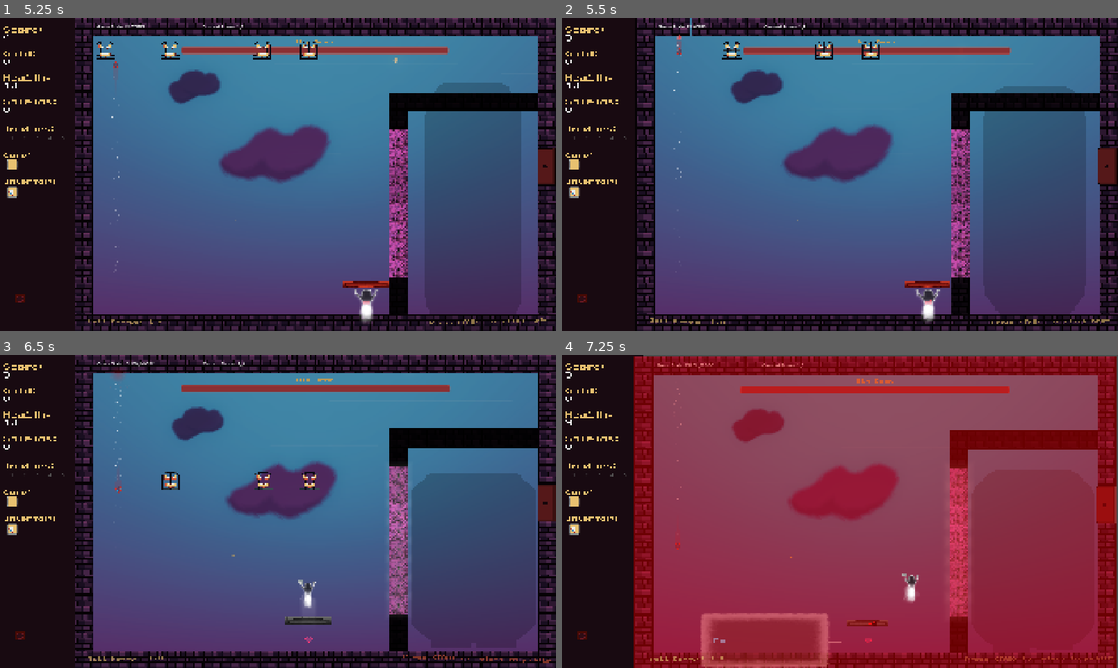
Above: before the commit, frames 1-4 (two rows, left to right).
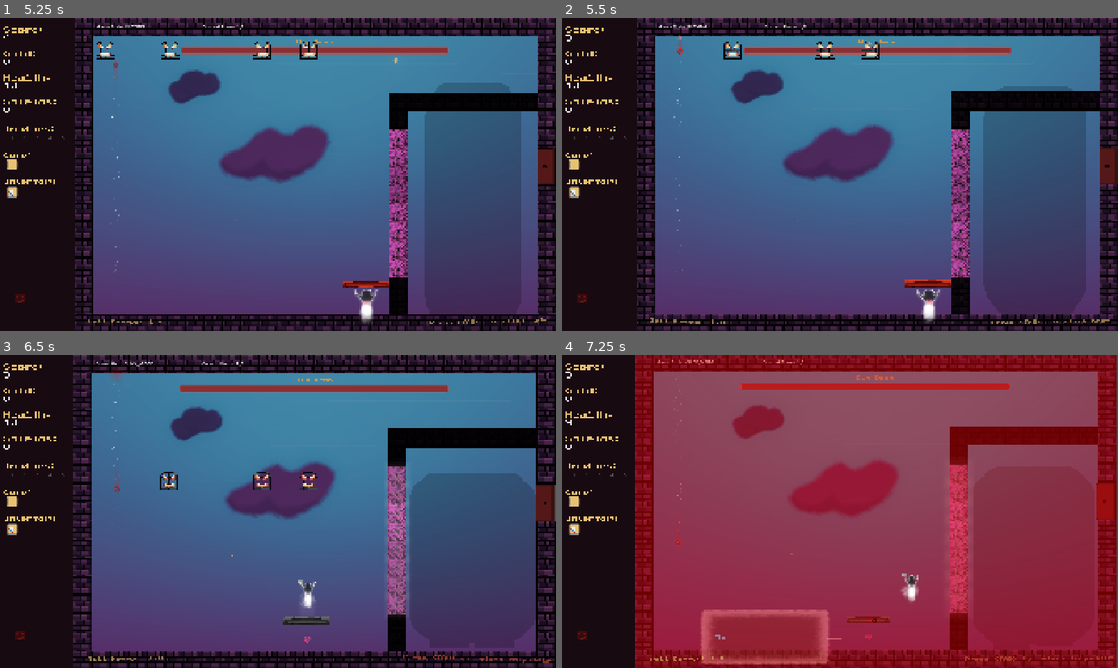
Above: after the commit, the same moments.

Repository: lostpoet999/escape_to_marty
Game: Godot game, scene res://scenes_and_scripts/levels/floor_1_the_intersection/boss_1.tscn
The game is run twice, just before and just after one commit, with the same random seed, the same clock (stepped at 60 frames per second) and the same inputs. This scene is started directly instead of the project's main scene. Sound files missing from this copy of the repository are replaced by a short silence.
Inputs (mouse positions are in pixels of both pictures, inside the frame that each line leads up to):
- Up to frame 1 (5.25 s): click (11, 165) at 0.52 s; click (11, 193) at 1.27 s; click (11, 165) at 2.02 s; click (11, 193) at 2.77 s; click (11, 165) at 3.52 s; click (11, 193) at 4.27 s; tap Enter (ui_accept) at 5 s; move the mouse to (305, 174) at 5.02 s; tap E (ball_activate_powerup) at 5.1 s; click (305, 174) at 5.17 s
- Up to frame 2 (5.5 s): tap Enter (ui_accept) at 5.27 s
- Up to frame 3 (6.5 s): move the mouse to (250, 511) at 5.77 s; tap Tab (click_mode_toggle) at 5.85 s; click (250, 511) at 5.92 s; tap Enter (ui_accept) at 6.02 s
- Up to frame 4 (7.25 s): move the mouse to (851, 505) at 6.52 s; click (851, 505) at 6.6 s

Frame 1 is identical in both runs. In frame 2, 4.2% of the frame differs, in the area x 13-100%, y 0-100%; in frame 3, 6.3%; in frame 4, 10%, in the area x 12-100%, y 0-100%.
Error in both runs: Invalid access to property or key of type 'String' on a base object of type 'Dictionary'. (res://scenes_and_scripts/singletons/game_manager.gd:129)

Commit message:
some clean-up and tweaks

Diff:
--- a/scenes_and_scripts/ball/vfx/bounce_barrier_particles.tscn
+++ b/scenes_and_scripts/ball/vfx/bounce_barrier_particles.tscn
@@ -39,6 +39,7 @@
 amount = 24
 texture = SubResource("GradientTexture2D_jm7an")
 explosiveness = 1.0
+one_shot = true
 spread = 180.0
 gravity = Vector2(0, 0)
 initial_velocity_min = 8.0
@@ -52,6 +53,7 @@
 amount = 1
 texture = SubResource("GradientTexture2D_7aenb")
 explosiveness = 1.0
+one_shot = true
 spread = 180.0
 gravity = Vector2(0, 0)
 scale_amount_min = 0.55
--- a/scenes_and_scripts/ball/vfx/bounce_brick_particles.tscn
+++ b/scenes_and_scripts/ball/vfx/bounce_brick_particles.tscn
@@ -37,6 +37,7 @@
 amount = 64
 texture = SubResource("GradientTexture2D_jm7an")
 explosiveness = 1.0
+one_shot = true
 spread = 180.0
 gravity = Vector2(0, 0)
 initial_velocity_min = 10.0
@@ -47,6 +48,7 @@
 amount = 1
 texture = SubResource("GradientTexture2D_k56j3")
 explosiveness = 1.0
+one_shot = true
 spread = 180.0
 gravity = Vector2(0, 0)
 scale_amount_curve = SubResource("Curve_yxxal")
--- a/scenes_and_scripts/ball/vfx/bounce_paddle_particles.tscn
+++ b/scenes_and_scripts/ball/vfx/bounce_paddle_particles.tscn
@@ -39,6 +39,7 @@
 amount = 64
 texture = SubResource("GradientTexture2D_jm7an")
 explosiveness = 1.0
+one_shot = true
 spread = 180.0
 gravity = Vector2(0, 0)
 initial_velocity_min = 10.0
@@ -49,6 +50,7 @@
 amount = 1
 texture = SubResource("GradientTexture2D_unowl")
 explosiveness = 1.0
+one_shot = true
 spread = 180.0
 gravity = Vector2(0, 0)
 scale_amount_curve = SubResource("Curve_ccdkk")
--- a/scenes_and_scripts/ball/vfx/bounce_wall_particles.tscn
+++ b/scenes_and_scripts/ball/vfx/bounce_wall_particles.tscn
@@ -39,6 +39,7 @@
 amount = 64
 texture = SubResource("GradientTexture2D_jm7an")
 explosiveness = 1.0
+one_shot = true
 spread = 180.0
 gravity = Vector2(0, 0)
 initial_velocity_min = 10.0
@@ -49,6 +50,7 @@
 amount = 1
 texture = SubResource("GradientTexture2D_7aenb")
 explosiveness = 1.0
+one_shot = true
 spread = 180.0
 gravity = Vector2(0, 0)
 scale_amount_curve = SubResource("Curve_7770m")
--- a/scenes_and_scripts/levels/camera_2d.gd
+++ b/scenes_and_scripts/levels/camera_2d.gd
@@ -5,6 +5,8 @@
 var max_offset: float = 8.0
 
 func _process(delta: float) -> void:
+	if shake == 0.0:
+		return
 	shake = max(0.0, shake - decay_rate * delta)
 	var intensity: float = shake * shake
 	offset = Vector2(
--- a/scenes_and_scripts/levels/room_base.gd
+++ b/scenes_and_scripts/levels/room_base.gd
@@ -90,7 +90,8 @@
 
 
 func _process(delta: float) -> void:
-	game_state_lbl.text = "Game State: " + GameManager.GameState.keys()[GameManager.current_state]
+	if game_state_lbl.visible:
+		game_state_lbl.text = "Game State: " + GameManager.GameState.keys()[GameManager.current_state]
 	_tick_mercy_timer(delta)
 
 
@@ -124,6 +125,7 @@
 	bricks_in_level = get_tree().get_nodes_in_group("bricks").size()
 	_room_had_bricks = bricks_in_level > 0
 	_mercy_room_eligible = mercy_clear_enabled and bricks_in_level > 1 and not room_state.cleared
+	game_state_lbl.visible = OS.is_debug_build()
 	current_room_lbl.text = "Current Room: " + GameManager.current_room_id
 	Signalbus.gold_updated.emit()
 	Signalbus.score_updated.emit()
@@ -553,6 +555,10 @@
 					child.flip_v = rng.randi() % 2 == 0
 	play_background.color = fd.background_color
 	misty_background.visible = fd.misty_background_enabled
+	for child: Node in misty_background.get_children():
+		var particles := child as CPUParticles2D
+		if particles != null:
+			particles.emitting = fd.misty_background_enabled
 
 func _jittered(base: Color, amount: float, rng: RandomNumberGenerator) -> Color:
 	if amount <= 0.0:
--- a/scenes_and_scripts/singletons/game_manager.gd
+++ b/scenes_and_scripts/singletons/game_manager.gd
@@ -339,6 +339,10 @@
 	load_current_room()
 
 func _configure_frame_rate() -> void:
+	if OS.has_feature("web"):
+		Engine.max_fps = 60
+		Engine.physics_ticks_per_second = 60
+		return
 	DisplayServer.window_set_vsync_mode(DisplayServer.VSYNC_DISABLED)
 	var refresh_rate: float = DisplayServer.screen_get_refresh_rate()
 	if refresh_rate <= 0:
--- a/scenes_and_scripts/ui_level/hint.gd
+++ b/scenes_and_scripts/ui_level/hint.gd
@@ -73,7 +73,8 @@
 	var bodies: Array[Node2D] = _area.get_overlapping_bodies()
 	var found: bool = false
 	for body: Node2D in bodies:
-		p("overlapping %s" % body)
+		if DEBUG:
+			p("overlapping %s" % body)
 		if check(body):
 			p("it's a match!")
 			found = true
--- a/scenes_and_scripts/ui_menus/ball_damage_label.gd
+++ b/scenes_and_scripts/ui_menus/ball_damage_label.gd
@@ -20,6 +20,7 @@
 var _animation_time: float = 0.0
 var _shown_damage: float = -1.0
 var _death_hidden: bool = false
+var _flash_active: bool = false
 
 func _ready() -> void:
 	layer = LABEL_LAYER
@@ -76,9 +77,12 @@
 func _animate_flash() -> void:
 	var time_into_flash: float = fmod(_animation_time, LABEL_FLASH_INTERVAL)
 	if time_into_flash >= LABEL_FLASH_SECONDS:
-		_label.add_theme_color_override("font_color", LABEL_COLOR)
-		_label.add_theme_constant_override("outline_size", 0)
+		if _flash_active:
+			_flash_active = false
+			_label.add_theme_color_override("font_color", LABEL_COLOR)
+			_label.add_theme_constant_override("outline_size", 0)
 		return
+	_flash_active = true
 	var flash: float = sin(PI * time_into_flash / LABEL_FLASH_SECONDS)
 	_label.add_theme_color_override("font_color", LABEL_COLOR.lerp(ApolloPalette.TEXT_HOVER, flash))
 	_label.add_theme_color_override("font_outline_color", Color(ApolloPalette.TEXT_HOVER, flash))
--- a/scenes_and_scripts/ui_menus/click_mode_prompt.gd
+++ b/scenes_and_scripts/ui_menus/click_mode_prompt.gd
@@ -23,6 +23,7 @@
 var _base_color: Color = PROMPT_COLOR_PLAYING
 var _animation_time: float = 0.0
 var _death_hidden: bool = false
+var _flash_active: bool = false
 
 func _ready() -> void:
 	layer = PROMPT_LAYER
@@ -84,9 +85,12 @@
 func _animate_flash() -> void:
 	var time_into_flash: float = fmod(_animation_time, PROMPT_FLASH_INTERVAL)
 	if time_into_flash >= PROMPT_FLASH_SECONDS:
-		_label.add_theme_color_override("font_color", _base_color)
-		_label.add_theme_constant_override("outline_size", 0)
+		if _flash_active:
+			_flash_active = false
+			_label.add_theme_color_override("font_color", _base_color)
+			_label.add_theme_constant_override("outline_size", 0)
 		return
+	_flash_active = true
 	var flash: float = sin(PI * time_into_flash / PROMPT_FLASH_SECONDS)
 	_label.add_theme_color_override("font_color", _base_color.lerp(ApolloPalette.TEXT_HOVER, flash))
 	_label.add_theme_color_override("font_outline_color", Color(ApolloPalette.TEXT_HOVER, flash))
@@ -99,4 +103,4 @@
 		return false
 	if DialogDirector.focused_active:
 		return false
-	return get_tree().get_nodes_in_group(&"skip_prompt").is_empty()
+	return get_tree().get_first_node_in_group(&"skip_prompt") == null
Not shown, removed: music_and_ambient/anger.wav.import
Not shown, removed: music_and_ambient/anger_ms.wav.import
Not shown, removed: music_and_ambient/bargaining.wav.import
Not shown, removed: music_and_ambient/bargaining2_ms.wav.import
Not shown, removed: music_and_ambient/depression.wav.import
Not shown, removed: music_and_ambient/depression_ms.wav.import
Not shown, removed: music_and_ambient/happy_ms.wav.import
Not shown, removed: music_and_ambient/anger.wav
Not shown, removed: music_and_ambient/anger_ms.wav
Not shown, removed: music_and_ambient/bargaining.wav
Not shown, removed: music_and_ambient/bargaining2_ms.wav
Not shown, removed: music_and_ambient/depression.wav
(and 2 more such lines)
